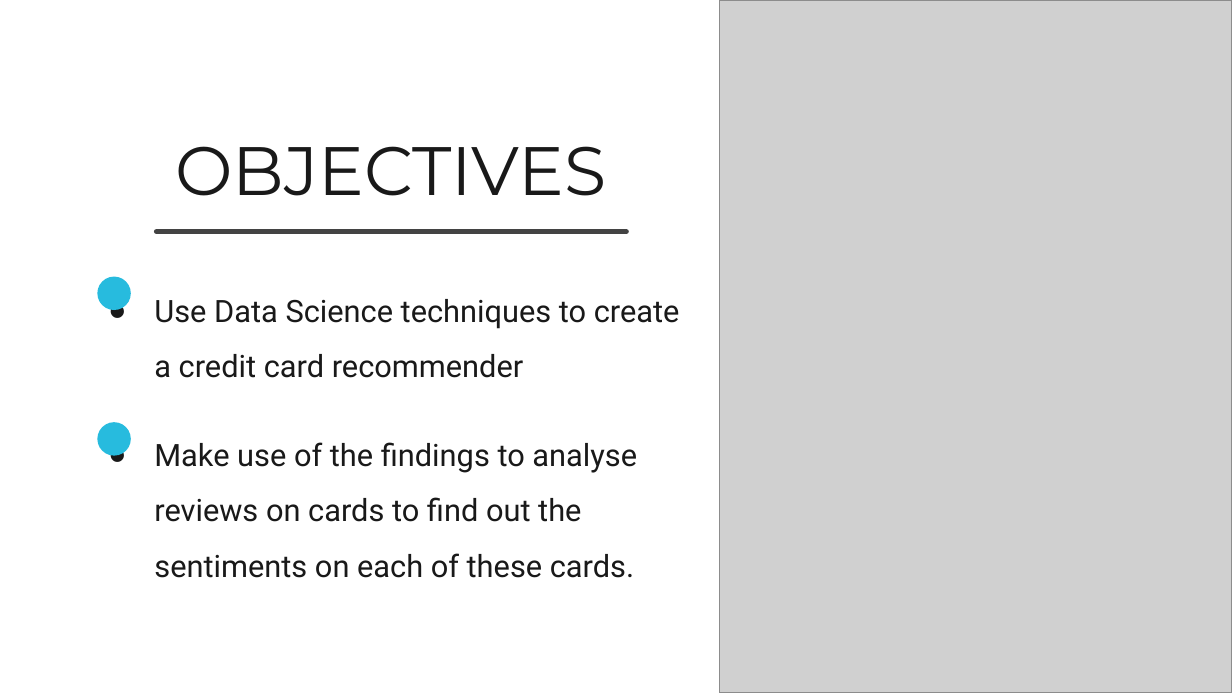
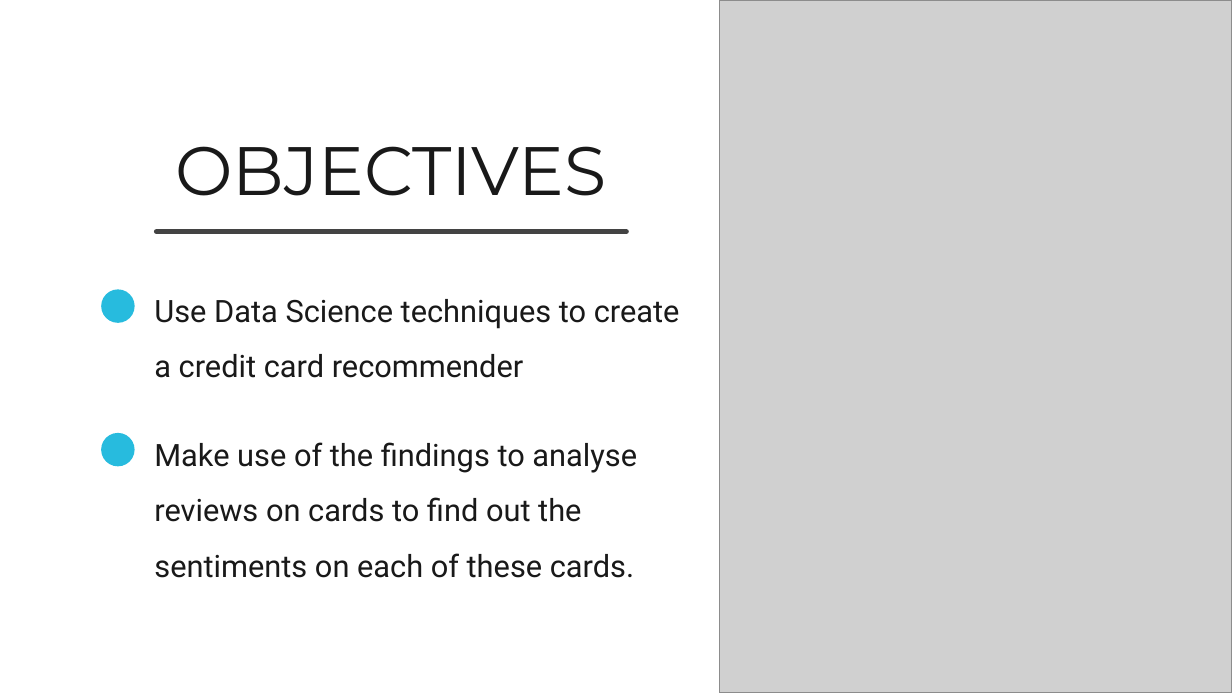
Before and after one commit to JunweiYe91/GA-Projects, a slide deck: slide 10 of GA Capstone Project/Capstone Project Presentation.pptx. Drawn at 1232x693 pixels with LibreOffice and Linux fonts; fonts in the diff are those of the drawing; grey boxes stand for pictures; background and template pictures are left out. Boxes give left, top, right and bottom in pixels: in the first picture for what was removed or moved away, otherwise in the second. Text is boxed around its words. In the diff, an @@ line names an element or a change of style, - is before the commit and + after.

```diff
--- a/GA Capstone Project/Capstone Project Presentation.pptx
+++ b/GA Capstone Project/Capstone Project Presentation.pptx
@@ ellipse: place and size @@
-ellipse at [97,277,131,310]
+ellipse at [101,290,134,323]
@@ 2 freeform shapes, 1 ellipse: place and size @@
-2 freeform shapes, 1 ellipse at [97,302,131,456]
+2 freeform shapes, 1 ellipse at [101,314,134,466]
```
Also in this commit, not shown: 10 other slides changed, 2 slides added, 1 slide removed, 1 other file.
